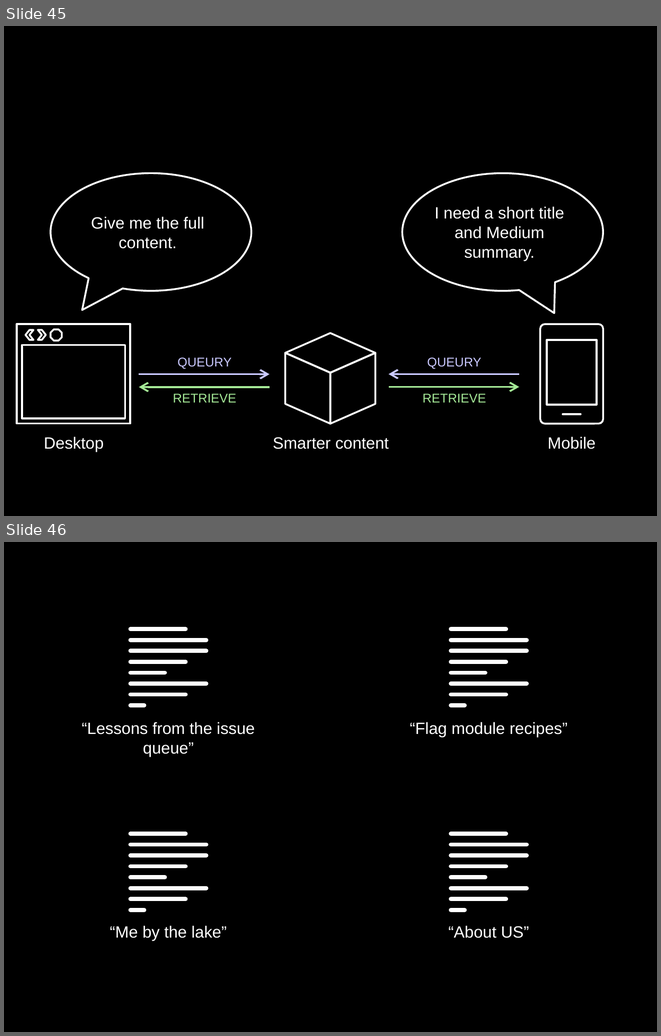
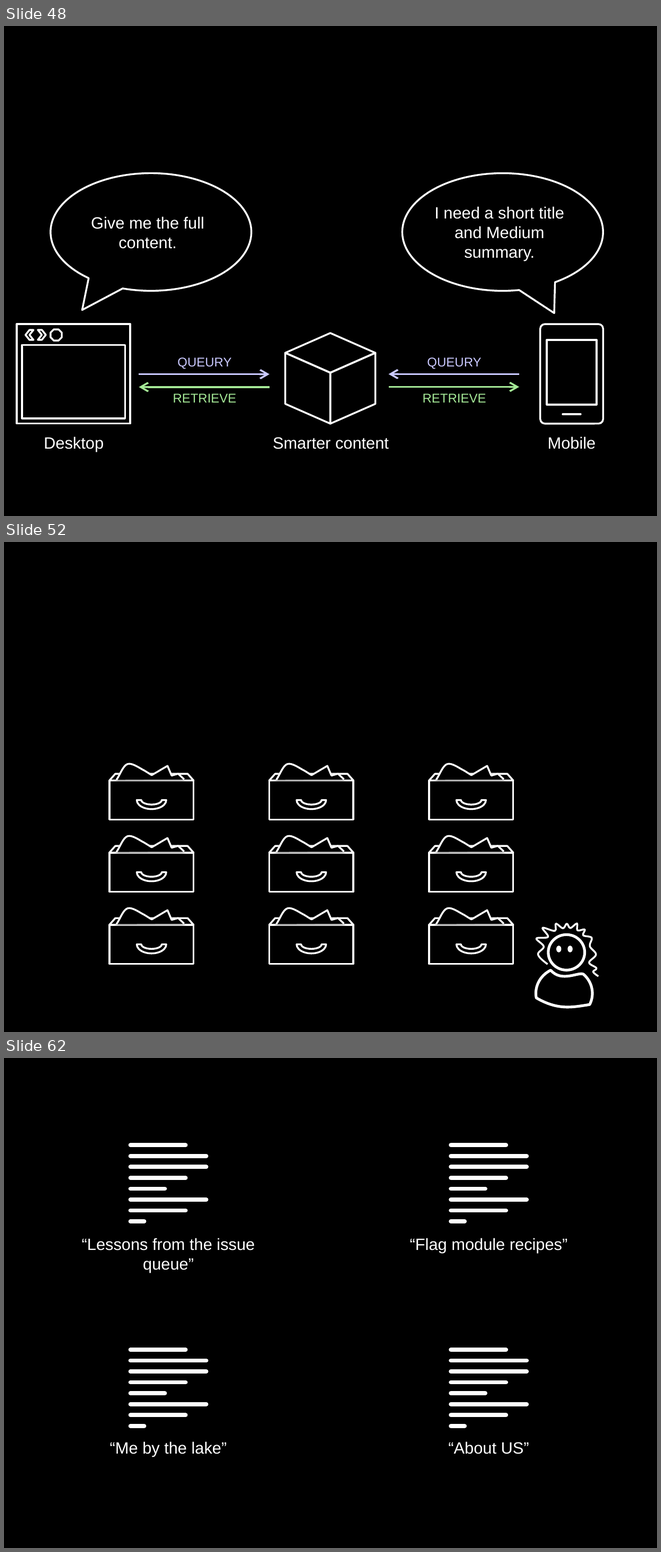
Before and after one commit to socketwench/introToContentTypes, a slide deck: src/introToContentTypes.pptx. Shown one above the other, each under a label of ours: slides 45 and 46 before the commit, slides 48, 52 and 62 after it; the slides between them are not shown. The pictures are 661x1036 and 661x1552 pixels, drawn with LibreOffice and Linux fonts; fonts in the diff are those of the drawing. Boxes give left, top, right and bottom in pixels: in the first picture for what was removed or moved away, otherwise in the second. Text is boxed around its words. In the diff, an @@ line names an element or a change of style, - is before the commit and + after.

```diff
--- a/src/introToContentTypes.pptx
+++ b/src/introToContentTypes.pptx
@@ slide 52 added at (4, 542, 657, 1032), background #000000 @@
@@ group added at (109, 764, 193, 820): 1 rectangle, 1 arch (boxed as its full ring), 1 trapezoid, 1 freeform shape @@
@@ group added at (109, 836, 193, 892): 1 rectangle, 1 arch (boxed as its full ring), 1 trapezoid, 1 freeform shape @@
@@ group added at (109, 908, 193, 964): 1 rectangle, 1 arch (boxed as its full ring), 1 trapezoid, 1 freeform shape @@
@@ group added at (269, 764, 353, 964): 3 rectangles, 3 arch (boxed as its full ring)s, 3 trapezoids, 3 freeform shapes @@
@@ group added at (429, 764, 513, 964): 3 rectangles, 3 arch (boxed as its full ring)s, 3 trapezoids, 3 freeform shapes @@
@@ freeform shape added at (536, 923, 598, 976), outline #FFFFFF 2 pt @@
@@ ellipse added at (548, 934, 585, 970), outline #FFFFFF 3 pt @@
@@ ellipse added at (556, 945, 562, 952), fill #FFFFFF @@
@@ ellipse added at (567, 945, 573, 952), fill #FFFFFF @@
@@ freeform shape added at (536, 970, 593, 1007), outline #FFFFFF 3 pt @@
@@ what was slide 45 is now slide 48 @@
@@ what was slide 46 is now slide 62 @@
```
Also in this commit, not shown: 15 other slides added, 21 other files.
